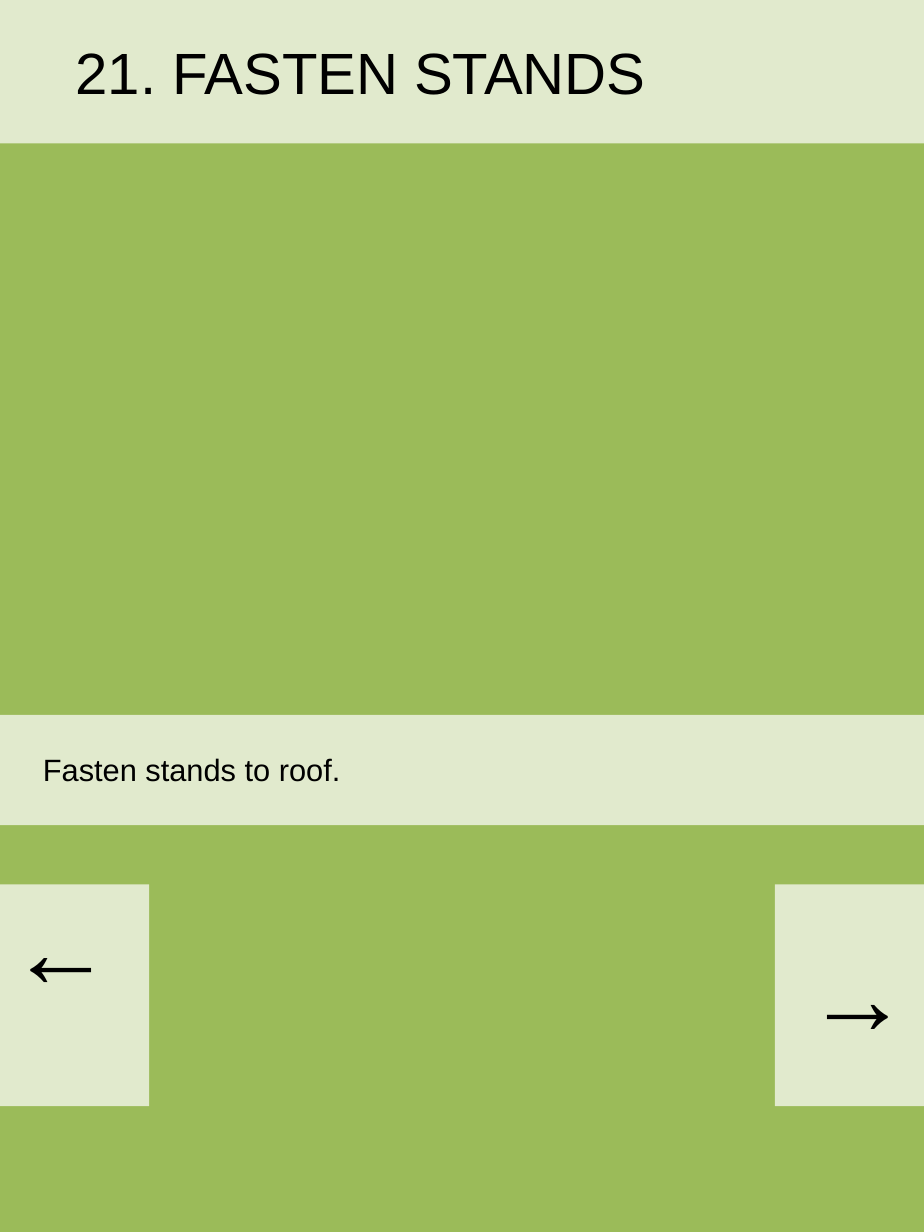
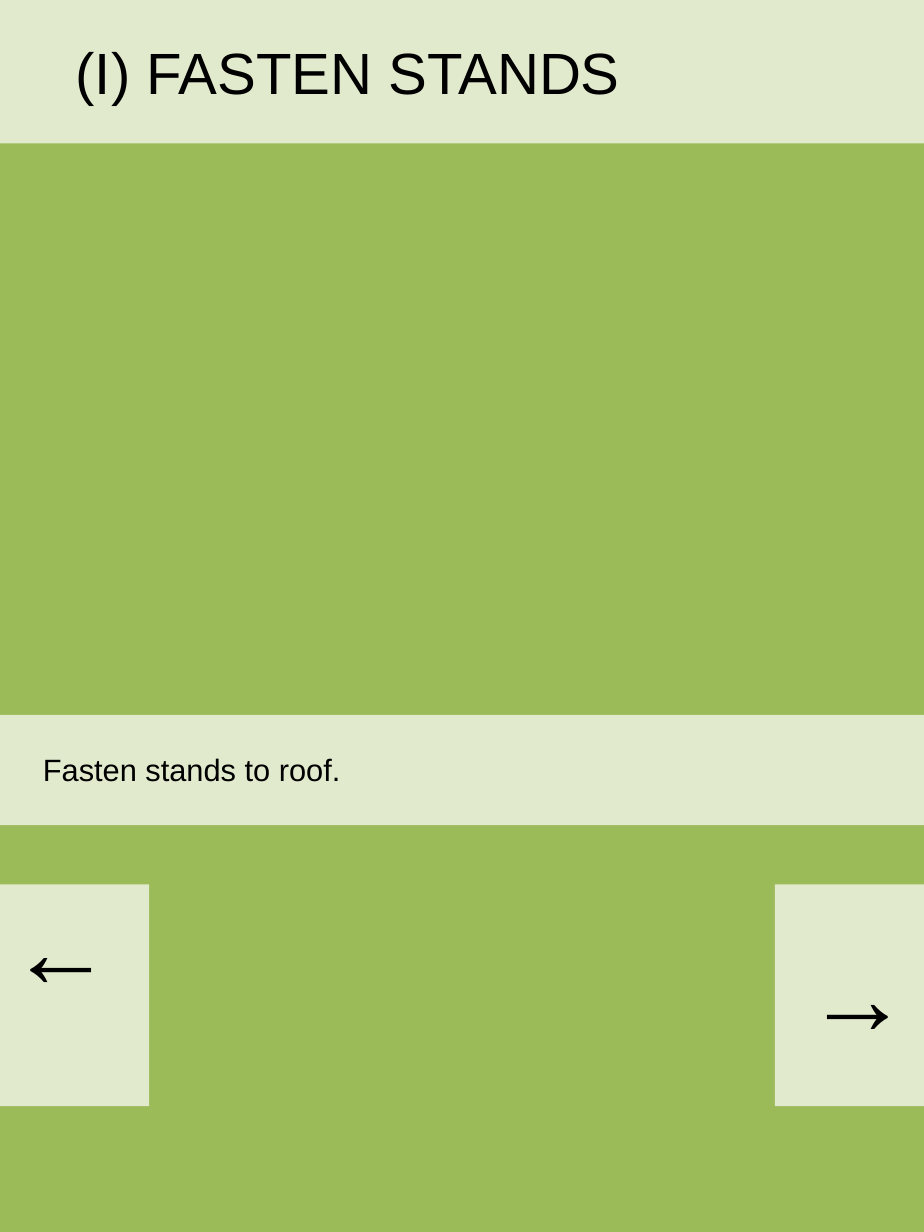
Before and after one commit to yobitechnologies/C3, a slide deck: slide 22 of Concept.pptx. Drawn at 924x1232 pixels with LibreOffice and Linux fonts; fonts in the diff are those of the drawing. Boxes give left, top, right and bottom in pixels: in the first picture for what was removed or moved away, otherwise in the second. Text is boxed around its words. In the diff, an @@ line names an element or a change of style, - is before the commit and + after.

```diff
--- a/Concept.pptx
+++ b/Concept.pptx
@@ text at bbox=[76, 52, 619, 105]: text changed @@
-21. FASTEN STANDS
+(I) FASTEN STANDS
```
Also in this commit, not shown: 13 other slides changed, 15 other files.
